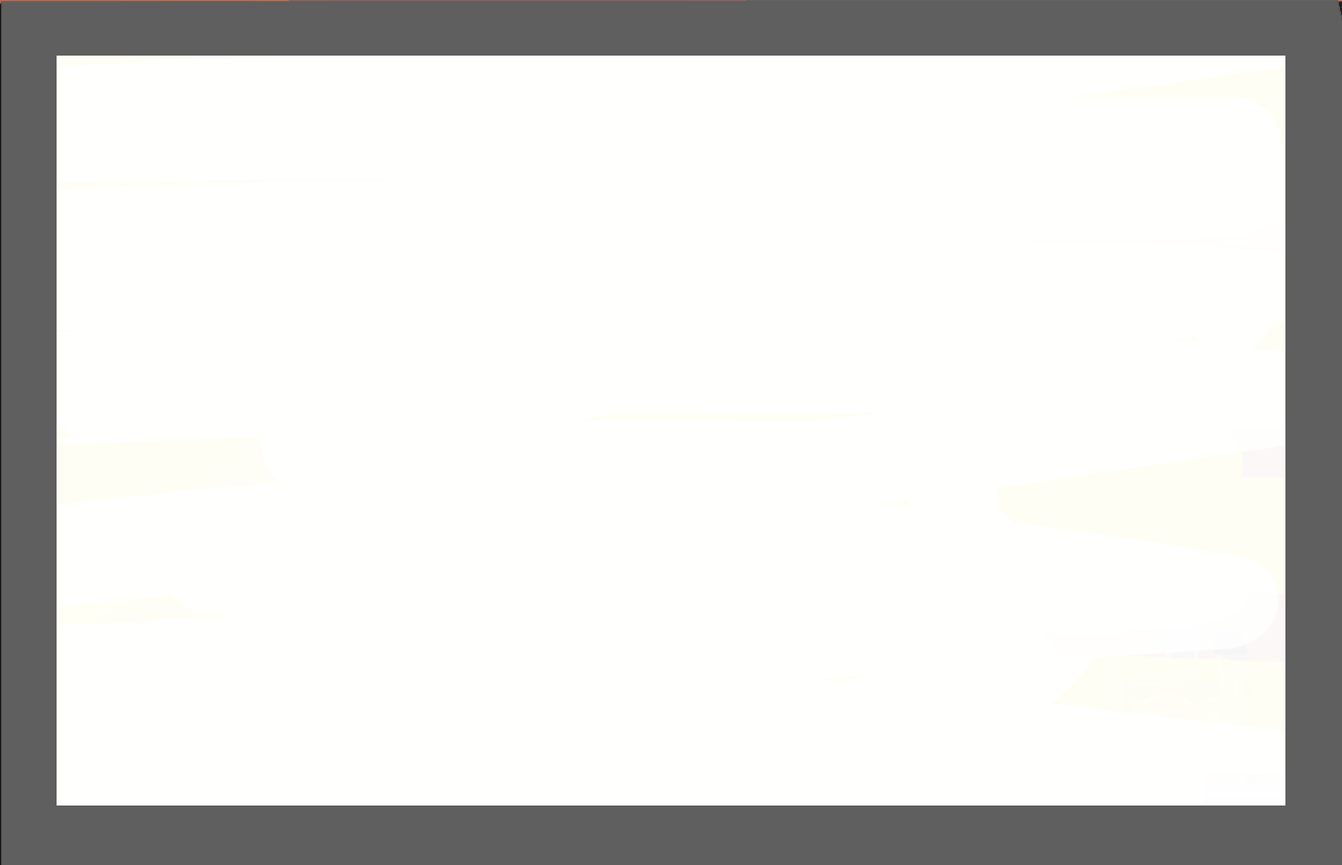
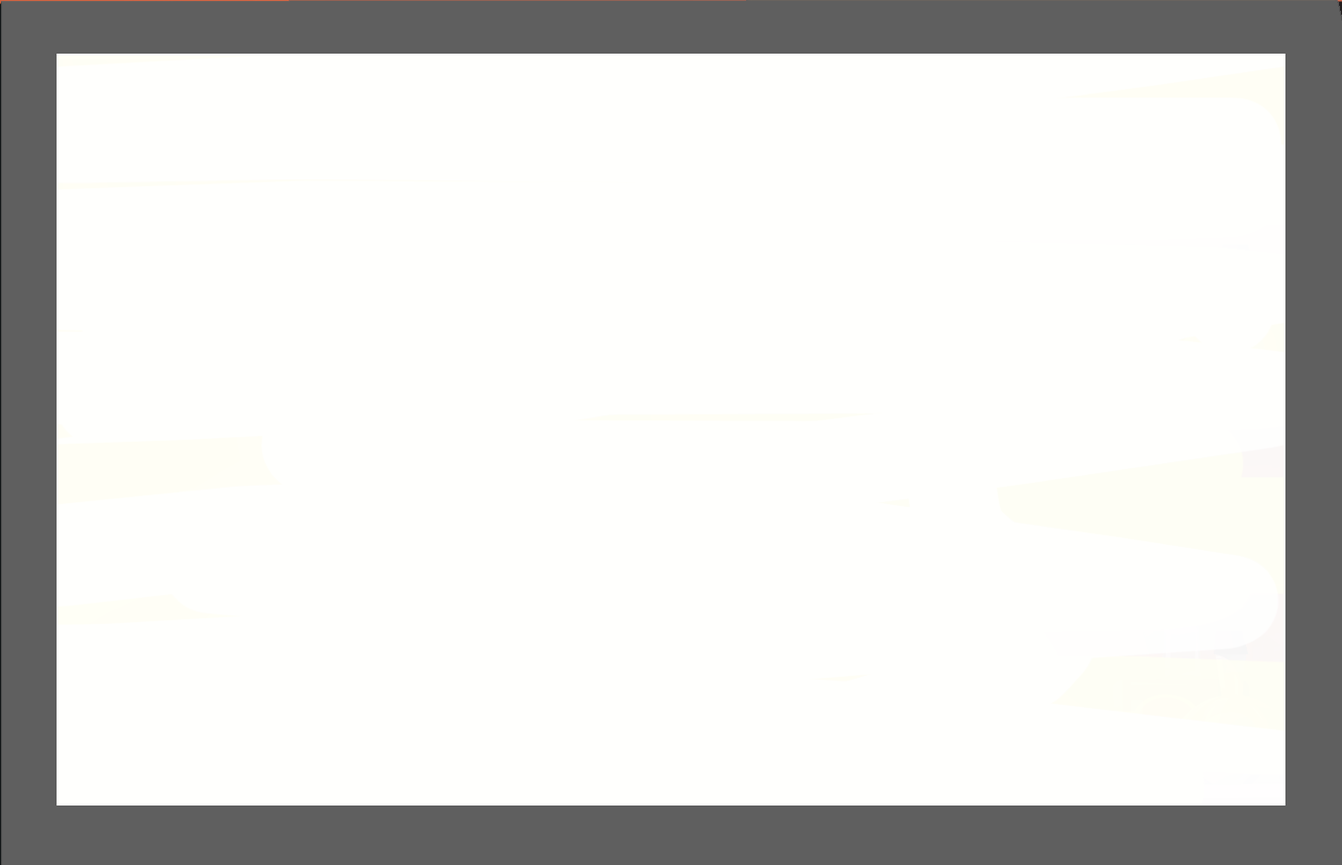
Layer changes from the first 1342px x 865px image to the second:
painted on "Слой 1" over [56, 53, 1286, 664]
